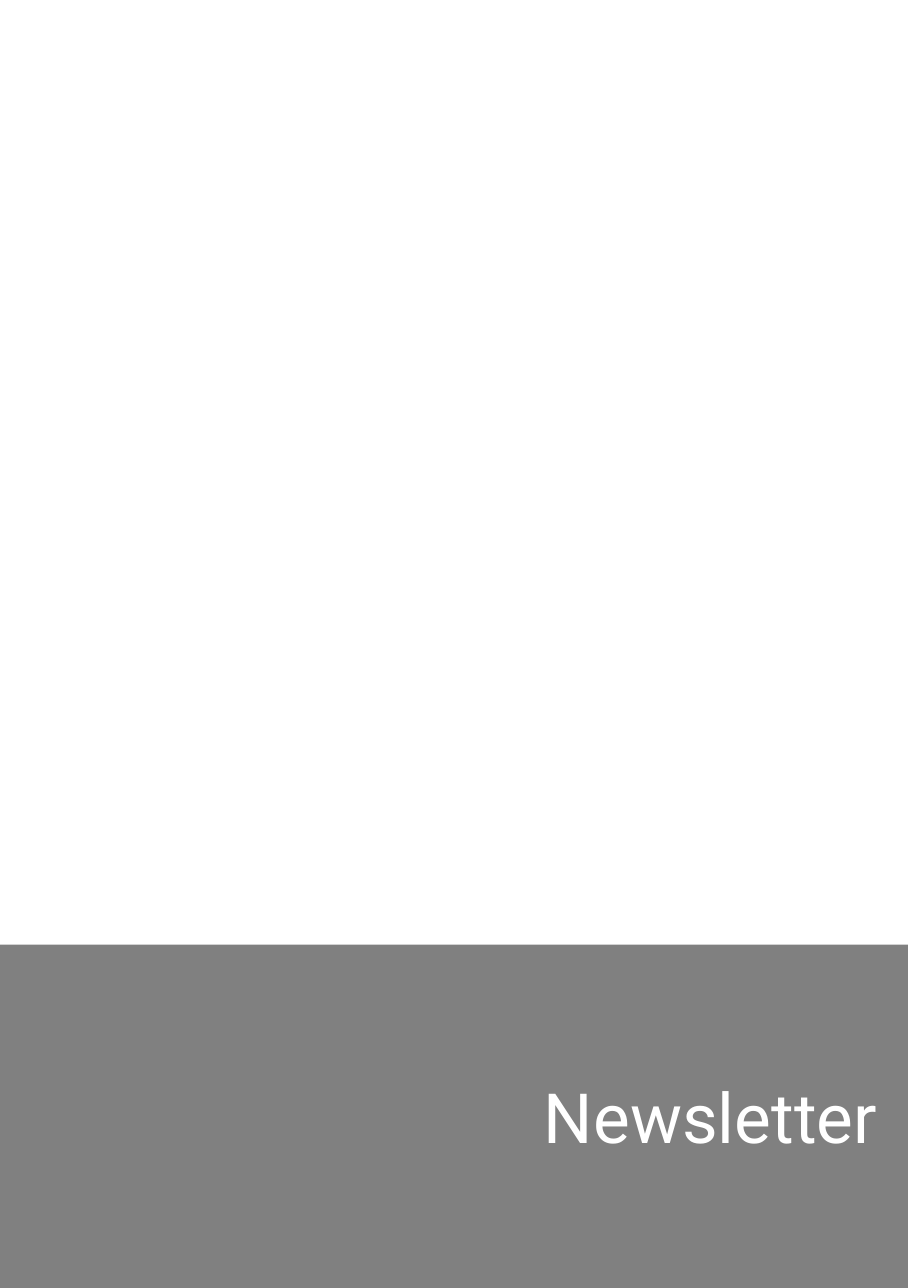
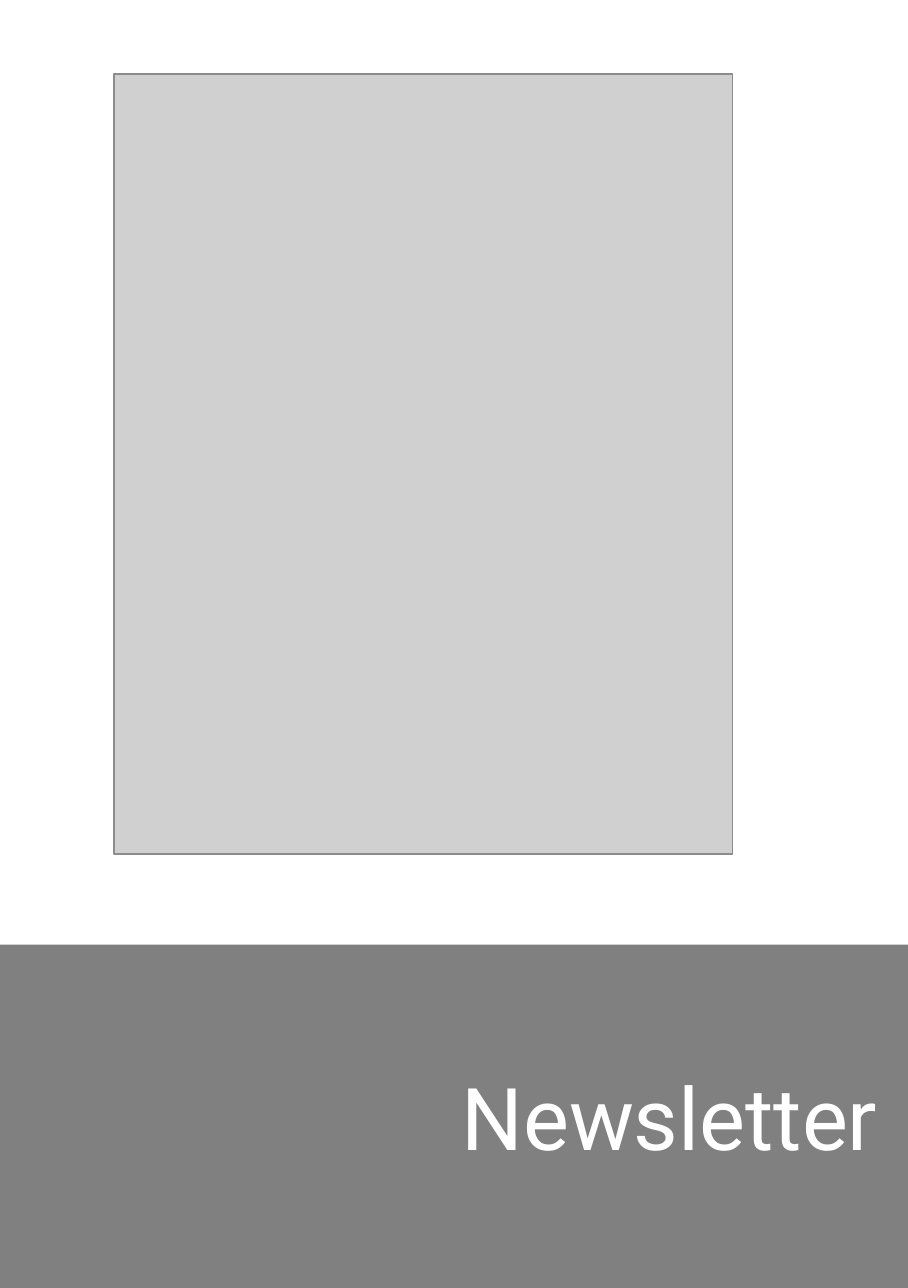
Before and after one commit to Zigazou/bonnes-pratiques-illustrees, a slide deck: slide 56 of bonnes-pratiques.odp (slide 20 before the commit). Drawn at 908x1288 pixels with LibreOffice and Linux fonts; fonts in the diff are those of the drawing; grey boxes stand for pictures. Boxes give left, top, right and bottom in pixels: in the first picture for what was removed or moved away, otherwise in the second. Text is boxed around its words. In the diff, an @@ line names an element or a change of style, - is before the commit and + after.

```diff
--- a/bonnes-pratiques.odp
+++ b/bonnes-pratiques.odp
@@ picture added at (114, 73, 732, 853) @@
@@ title "Newsletter" at (462, 1085, 878, 1151): size 32 to 40 pt @@
```
Also in this commit, not shown: 24 other slides changed, 36 slides added, 7 other files.
